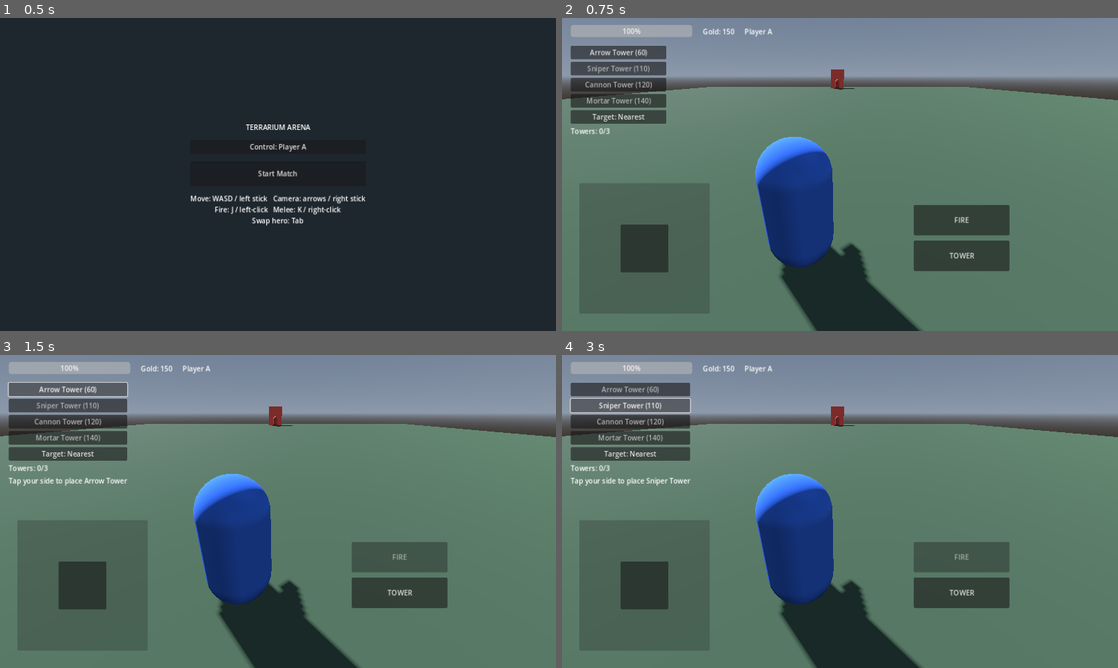
Above: before the commit, frames 1-4 (two rows, left to right).
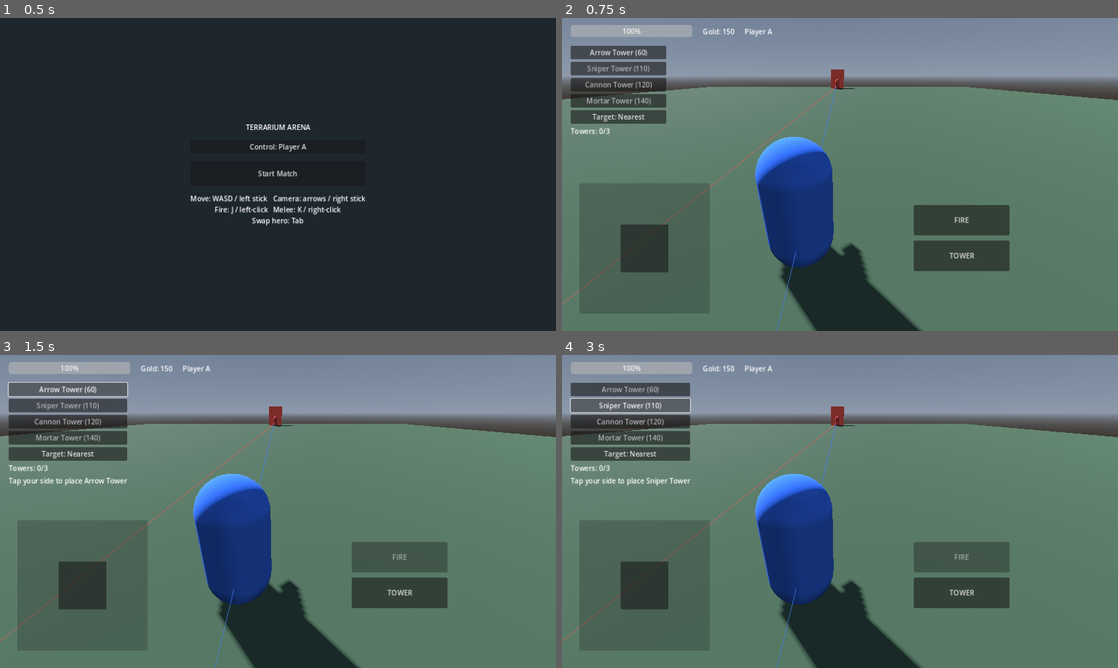
Above: after the commit, the same moments.

Repository: KevinFrazier/TerrariumGame
Game: Godot game, scene res://scenes/ui/lobby.tscn
Same seed, same stepped clock (60 frames per second), same inputs: the game is played once before the commit and once after it.
Inputs:
- Up to frame 1 (0.5 s): no input
- Up to frame 2 (0.75 s): click "Start Match" at 0.5 s
- Up to frame 3 (1.5 s): click "Arrow Tower (60)" at 1.25 s
- Up to frame 4 (3 s): click "Arrow Tower (60)" at 2 s; click "Sniper Tower (110)" at 2.75 s

Frame 1 is identical in both runs. In frame 2, 0.2% of the frame differs, in the area x 0-50%, y 21-100%; in frame 3, 0.2%; in frame 4, 0.2%.

Commit message:
Add tower range rings, firing lines, and per-team minion path lines
- Each tower draws a flat translucent range ring on the ground (team-colored)
  and a line from its muzzle to the enemy it is currently targeting, updated
  every frame and hidden when there is no target.
- The arena draws each team's navmesh route (spawner -> enemy core) as a line on
  the ground, recomputed whenever the navmesh re-bakes (e.g. a tower is built).

https://claude.ai/code/session_01Skn99HhTrFfZzm87aCd6zC

Diff:
--- a/scripts/entities/tower.gd
+++ b/scripts/entities/tower.gd
@@ -34,6 +34,10 @@
 @onready var _anim: AnimationPlayer = get_node_or_null("AnimationPlayer")
 @onready var _fire_sound: AudioStreamPlayer3D = get_node_or_null("FireSound")
 
+var _current_target: Node3D
+var _range_ring: MeshInstance3D
+var _target_line: MeshInstance3D
+
 func _ready() -> void:
 	add_to_group("damageable")
 	add_to_group("towers")
@@ -47,6 +51,8 @@
 	var mat := StandardMaterial3D.new()
 	mat.albedo_color = Team.body_color(team).darkened(0.25)
 	mesh.material_override = mat
+	_build_range_ring()
+	_build_target_line()
 
 func _apply_definition() -> void:
 	if definition == null:
@@ -69,11 +75,64 @@
 
 func _physics_process(delta: float) -> void:
 	_fire_timer = maxf(_fire_timer - delta, 0.0)
-	if _fire_timer > 0.0:
+	# Track the target every frame so the firing line stays current.
+	_current_target = targeter.acquire_target(_priority)
+	_update_target_line()
+	if _current_target != null and _fire_timer <= 0.0:
+		_fire_at(_current_target)
+
+## Flat translucent ring on the ground marking the tower's attack range.
+func _build_range_ring() -> void:
+	var radius := definition.attack_range if definition else targeter.detection_radius
+	if radius <= 0.0:
 		return
-	var target := targeter.acquire_target(_priority)
-	if target != null:
-		_fire_at(target)
+	var inner := maxf(radius - 0.3, 0.05)
+	var im := ImmediateMesh.new()
+	im.surface_begin(Mesh.PRIMITIVE_TRIANGLE_STRIP)
+	var segments := 56
+	for i in segments + 1:
+		var a := TAU * float(i) / float(segments)
+		var d := Vector3(cos(a), 0.0, sin(a))
+		im.surface_add_vertex(d * inner)
+		im.surface_add_vertex(d * radius)
+	im.surface_end()
+	_range_ring = MeshInstance3D.new()
+	_range_ring.mesh = im
+	_range_ring.position = Vector3(0.0, 0.06, 0.0)
+	_range_ring.material_override = _flat_material(0.28)
+	add_child(_range_ring)
+
+## A thin line drawn from the muzzle to the tower's current target.
+func _build_target_line() -> void:
+	_target_line = MeshInstance3D.new()
+	_target_line.top_level = true  # we feed world-space vertices
+	_target_line.material_override = _flat_material(0.85)
+	_target_line.visible = false
+	add_child(_target_line)
+
+func _update_target_line() -> void:
+	if _target_line == null:
+		return
+	if _current_target == null or not is_instance_valid(_current_target):
+		_target_line.visible = false
+		return
+	var im := ImmediateMesh.new()
+	im.surface_begin(Mesh.PRIMITIVE_LINE_STRIP)
+	im.surface_add_vertex(muzzle.global_position)
+	im.surface_add_vertex((_current_target as Node3D).global_position + Vector3.UP * 0.8)
+	im.surface_end()
+	_target_line.mesh = im
+	_target_line.visible = true
+
+func _flat_material(alpha: float) -> StandardMaterial3D:
+	var mat := StandardMaterial3D.new()
+	mat.shading_mode = BaseMaterial3D.SHADING_MODE_UNSHADED
+	mat.transparency = BaseMaterial3D.TRANSPARENCY_ALPHA
+	mat.cull_mode = BaseMaterial3D.CULL_DISABLED
+	var c := Team.body_color(team)
+	c.a = alpha
+	mat.albedo_color = c
+	return mat
 
 func _fire_at(target: Node3D) -> void:
 	if _proj_scene == null:
--- a/scripts/main/arena.gd
+++ b/scripts/main/arena.gd
@@ -12,6 +12,8 @@
 @onready var hud: GameHUD = $HUD
 
 var nav_region: NavigationRegion3D
+var _path_line_a: MeshInstance3D
+var _path_line_b: MeshInstance3D
 var _local_hero: Hero
 
 func _ready() -> void:
@@ -70,6 +72,41 @@
 func _bake_navigation() -> void:
 	if nav_region:
 		nav_region.bake_navigation_mesh(false)
+		_redraw_lane_paths()
+
+## Draw each team's navmesh route (spawner -> enemy core) as a line on the ground.
+func _redraw_lane_paths() -> void:
+	# Let the navigation map sync the freshly baked mesh before querying it.
+	await get_tree().physics_frame
+	await get_tree().physics_frame
+	if not is_inside_tree() or nav_region == null:
+		return
+	var map := nav_region.get_navigation_map()
+	NavigationServer3D.map_force_update(map)
+	_path_line_a = _draw_lane(_path_line_a, map, spawner_a.global_position, core_b.global_position, Team.Id.A)
+	_path_line_b = _draw_lane(_path_line_b, map, spawner_b.global_position, core_a.global_position, Team.Id.B)
+
+func _draw_lane(line: MeshInstance3D, map: RID, from: Vector3, to: Vector3, team: Team.Id) -> MeshInstance3D:
+	if line == null:
+		line = MeshInstance3D.new()
+		line.top_level = true
+		var mat := StandardMaterial3D.new()
+		mat.shading_mode = BaseMaterial3D.SHADING_MODE_UNSHADED
+		mat.transparency = BaseMaterial3D.TRANSPARENCY_ALPHA
+		var c := Team.body_color(team)
+		c.a = 0.7
+		mat.albedo_color = c
+		line.material_override = mat
+		add_child(line)
+	var path := NavigationServer3D.map_get_path(map, from, to, true)
+	var im := ImmediateMesh.new()
+	if path.size() >= 2:
+		im.surface_begin(Mesh.PRIMITIVE_LINE_STRIP)
+		for p in path:
+			im.surface_add_vertex(p + Vector3.UP * 0.12)
+		im.surface_end()
+	line.mesh = im
+	return line
 
 func _hero_for(team: Team.Id) -> Hero:
 	return hero_a if team == Team.Id.A else hero_b
